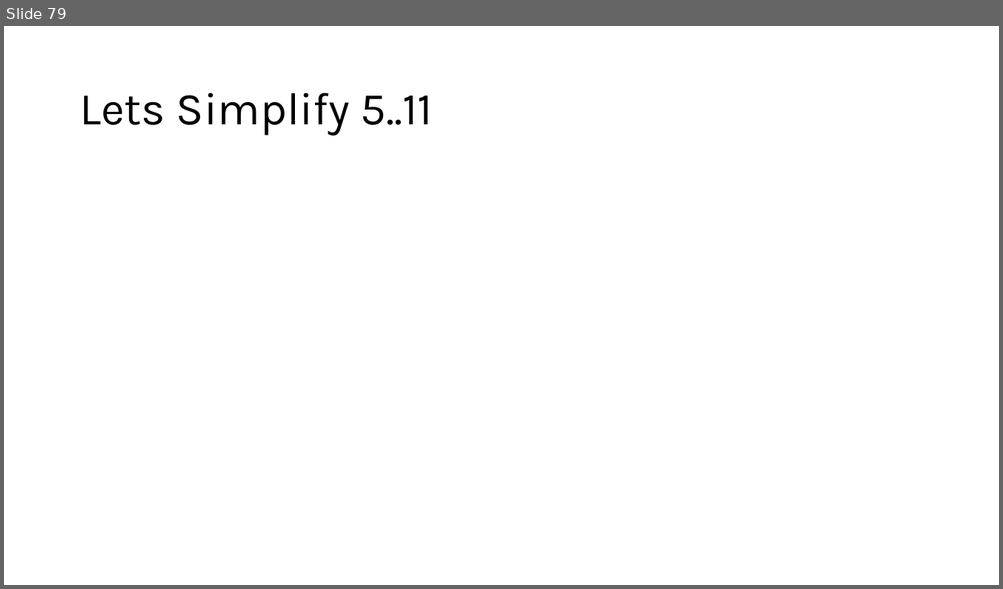
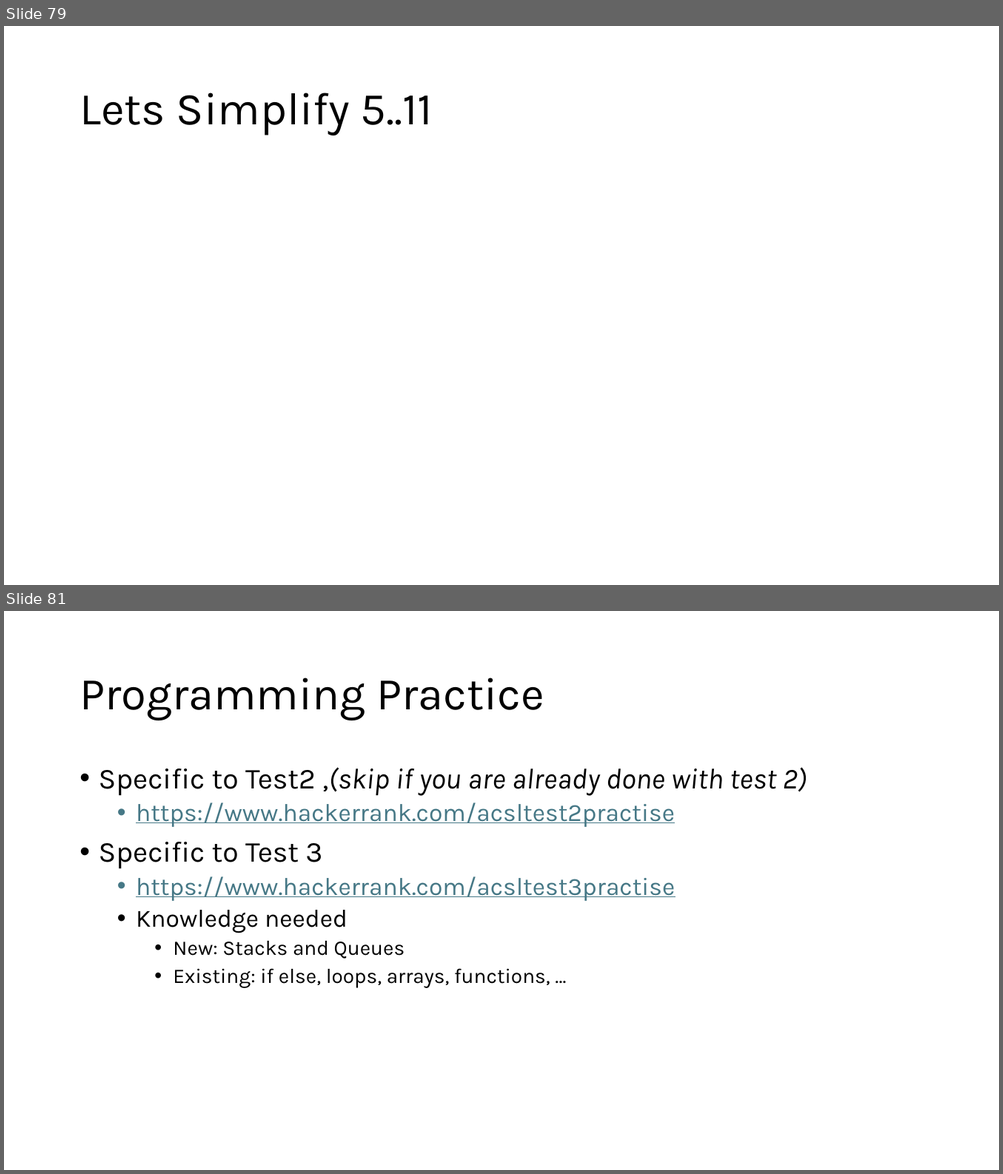
Before and after one commit to MoklaEducation/ems_winter_2025_acsl101, a slide deck: all/ExploringCSConceptsViaACSLCompetitions_all.pptx. Shown one above the other, each under a label of ours: slide 79 before the commit, slides 79 and 81 after it; the slides between them are not shown. The pictures are 1003x589 and 1003x1174 pixels, drawn with LibreOffice and Linux fonts; fonts in the diff are those of the drawing; grey boxes stand for pictures. Boxes give left, top, right and bottom in pixels: in the first picture for what was removed or moved away, otherwise in the second. Text is boxed around its words. In the diff, an @@ line names an element or a change of style, - is before the commit and + after.

Commit message:
Additional Practise

```diff
--- a/all/ExploringCSConceptsViaACSLCompetitions_all.pptx
+++ b/all/ExploringCSConceptsViaACSLCompetitions_all.pptx
@@ slide 81 added at (4,611,999,1170), background #FFFFFF @@
@@ title added at (79,678,544,721), 44 pt, text #000000 @@
+Programming Practice
@@ text added at (99,767,807,988), 24 pt, text #000000 @@
+• Specific to Test2 ,(skip if you are already done with test 2)
+  • https://www.hackerrank.com/acsltest2practise
+• Specific to Test 3
+  • https://www.hackerrank.com/acsltest3practise
+  • Knowledge needed
+    • New: Stacks and Queues
+    • Existing: if else, loops, arrays, functions, …
```
Also in this commit, not shown: 1 other slide added, 2 other files.
